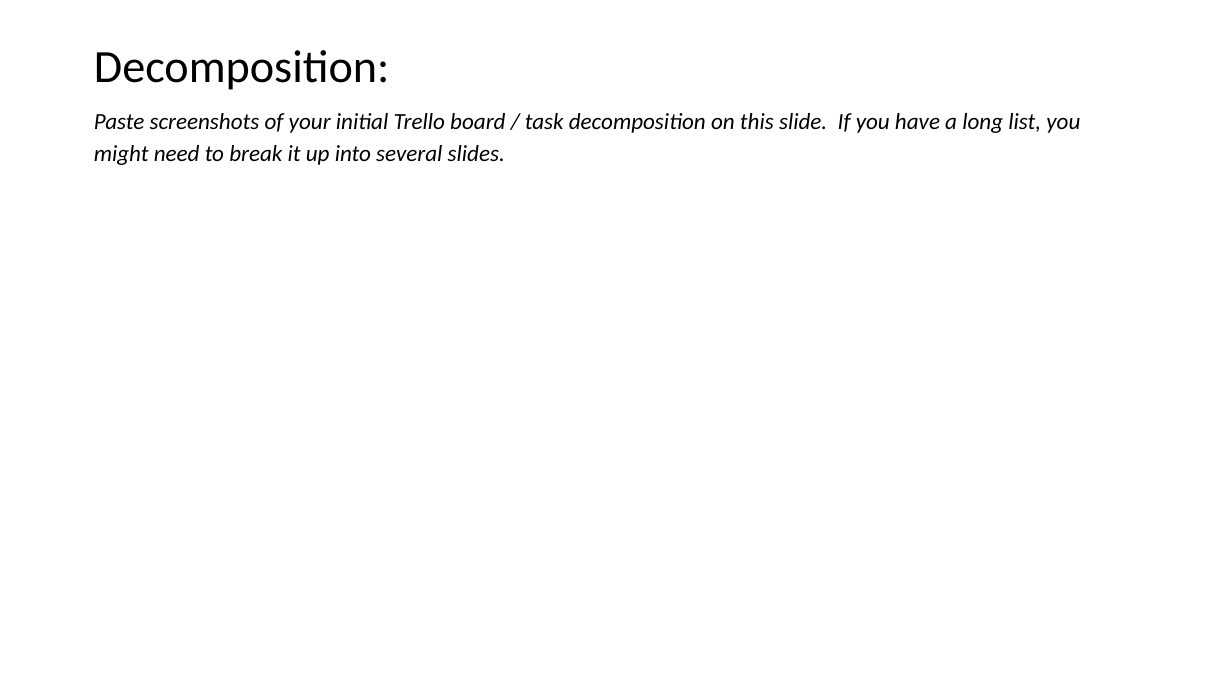
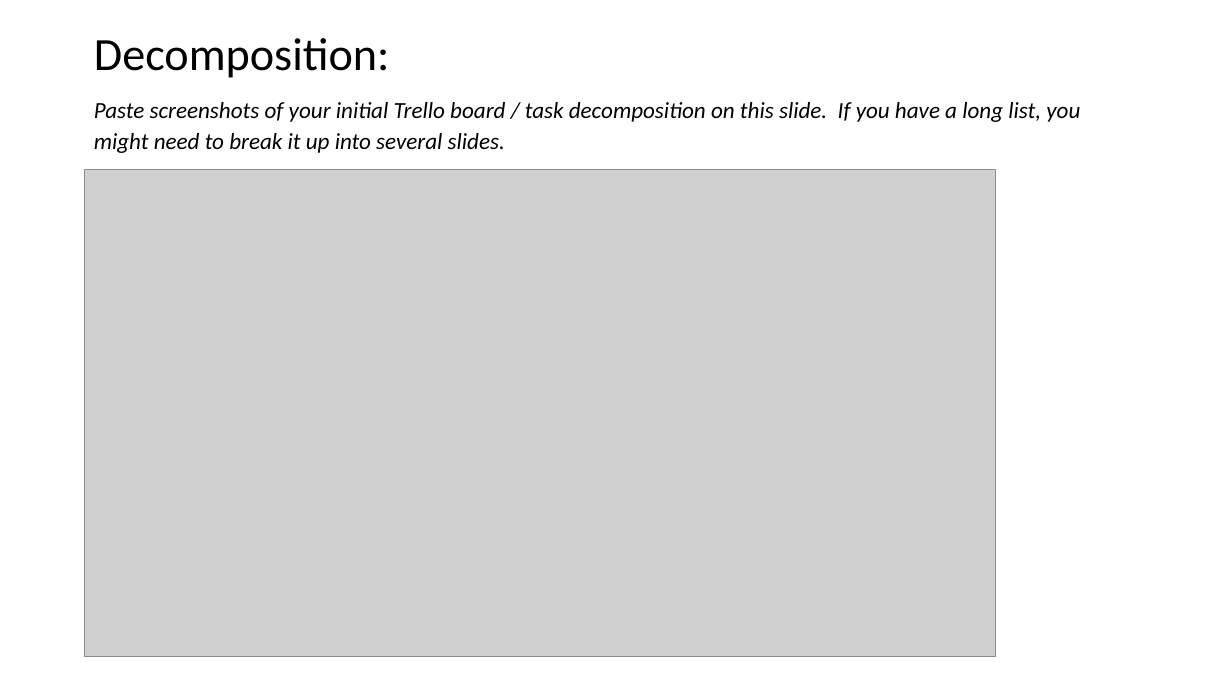
Before and after one commit to peter123321123321/Monster-Cards-Internal, a slide deck: slide 5 of 2.7 and 2.8 Documentation Template.pptx. Drawn at 1232x693 pixels with LibreOffice and Linux fonts; fonts in the diff are those of the drawing; grey boxes stand for pictures. Boxes give left, top, right and bottom in pixels: in the first picture for what was removed or moved away, otherwise in the second. Text is boxed around its words. In the diff, an @@ line names an element or a change of style, - is before the commit and + after.

```diff
--- a/2.7 and 2.8 Documentation Template.pptx
+++ b/2.7 and 2.8 Documentation Template.pptx
@@ title "Decomposition:": place and size @@
-title "Decomposition:" at bbox=[94, 50, 390, 90]
+title "Decomposition:" at bbox=[94, 38, 390, 78]
@@ text "Paste screenshots of your initial ...": place and size @@
-text "Paste screenshots of your initial ..." at bbox=[94, 113, 1080, 165]
+text "Paste screenshots of your initial ..." at bbox=[94, 102, 1080, 153]
@@ picture added at bbox=[85, 169, 996, 656] @@
```
Also in this commit, not shown: 1 slide added.
